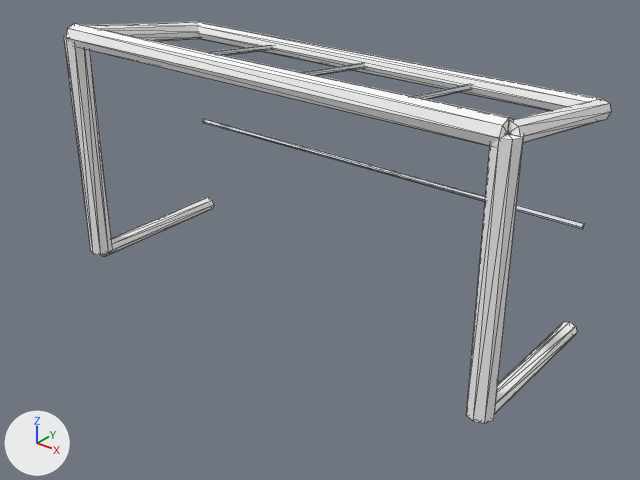
The OBJ model assets/models/goal.obj, before and after one commit.
Camera for both pictures: a 50 mm camera at (2.11, -2.26, 1.85) aimed at (0.15, 0.19, 0.33). Lighting does not change. The marker at lower left points along +X, +Y and +Z. The older version comes first. Mesh edges are drawn as thin lines. Where no turn or scale is listed for an object, it has been applied to the vertices. Vertices at exactly the same position are counted once.

In view in the first picture: 'goal'.
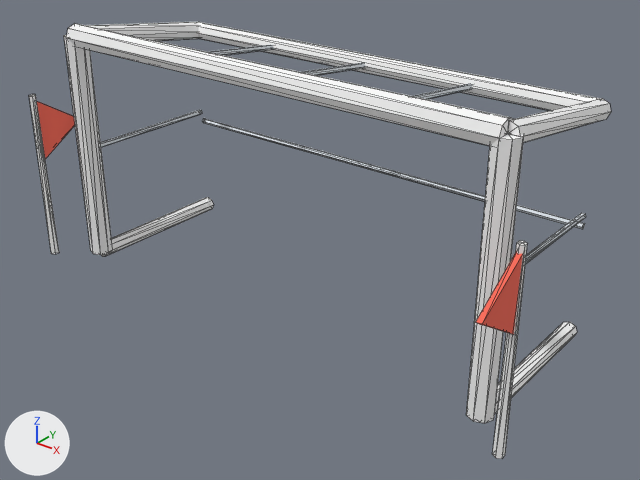
Where the change shows, as pixel boxes [x1, y1, x2, y2] in the pictures (640 x 480 px):
'goal', reshaped (6% wider, 9% taller): before [64, 22, 611, 423]; after [29, 22, 611, 459]
part 1 of me_goal, added: after [29, 94, 59, 254]
part 2 of me_goal, added: after [100, 110, 202, 147]
part 3 of me_goal, added: after [492, 241, 527, 459]
part 4 of me_goal, added: after [525, 213, 586, 264]
part 5 of me_goal, added: after [37, 101, 523, 335]

The change in detail:
Material 'flag' (mat_flag) is new.
Its base color is (0.95, 0.15, 0.1) (red #f96c59).
Its roughness is 1.0.
me_goal is used by ob_goal; location (0.0, 0.0, 0.0).
Verts and faces of me_goal; kept vertices keep their numbers, new ones are numbered from 180.
me_goal had 180 vertices, 336 faces and spanned x -1.05..1.05, y -0.05..0.74, z -0.04..1.05.
me_goal now has 244 vertices, 440 faces and spans x -1.17..1.17, y -0.37..0.74, z -0.04..1.05.
me_goal part 1: a new loose piece, a 6-sided cut cone along z (radius 0.02 at the low end, 0.015 at the high end) spanning x -1.167..-1.133, y -0.17..-0.13, z 0.0..0.75, in mat_post (white #f9f9f9).
me_goal part 2: a new loose piece, a 5-sided cylinder along y spanning x -1.011..-0.989, y 0.02..0.68, z 0.488..0.51, in mat_net (white #e1e7ed).
me_goal part 3: a new loose piece, a 6-sided cut cone along z (radius 0.02 at the low end, 0.015 at the high end) spanning x 1.133..1.167, y -0.17..-0.13, z 0.0..0.75, in mat_post (white #f9f9f9).
me_goal part 4: a new loose piece, a 5-sided cylinder along y spanning x 0.989..1.011, y 0.02..0.68, z 0.488..0.51, in mat_net (white #e1e7ed).
Part 5, on me_goal:
New vertex 180 is at (-1.16, 0.07, 0.59).
New vertex 181 is at (-1.16, -0.15, 0.73).
New vertex 182 is at (-1.16, -0.15, 0.45).
New vertex 183 is at (1.14, -0.15, 0.45).
New vertex 184 is at (1.14, -0.15, 0.73).
New vertex 185 is at (1.14, -0.37, 0.59), pixel (475, 322).
New vertices 186 to 191 stand at vertices 180 to 185, in that order, plus (0.02, 0.0, 0.0).
New faces: (180, 182, 181), (186, 187, 188), (180, 181, 187), (180, 187, 186), (181, 182, 188), (181, 188, 187) (mat_flag (red #f96c59)).
New faces: (180, 186, 182), (182, 186, 188), (183, 185, 184), (189, 190, 191), (183, 184, 190), (183, 190, 189) (mat_flag (red #f96c59)).
New faces: (184, 185, 191), (184, 191, 190), (183, 189, 185), (185, 189, 191) (mat_flag (red #f96c59)).
me_goal gains material mat_flag (red #f96c59).
